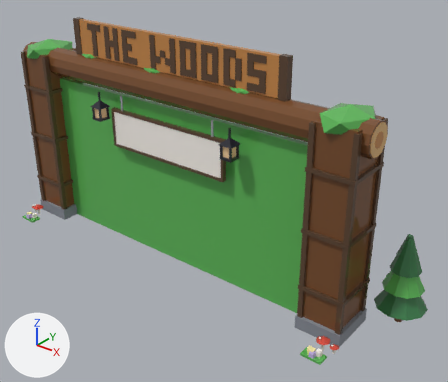
Two versions of the glTF model assets/cat-cafe/exports/CatCafe_Woods_Gate.glb, one commit apart.
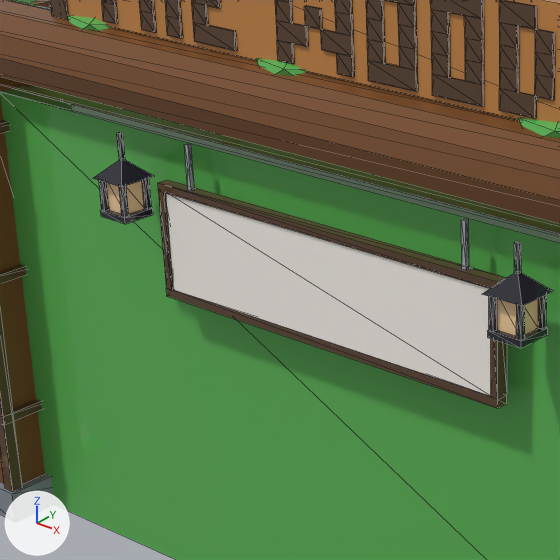
Each version is shown whole from a 50 mm lens placed at (28.2, -29.6, 25.4), pointed at (2.6, 2.4, 5.5), then close up on the part from 13% to 54% of the width and 13% to 61% of the height. Lighting does not change. The marker at lower left points along +X, +Y and +Z. The older version's two pictures come first. The close-ups show mesh edges as thin lines. Vertices at exactly the same position are counted once.

The first close-up shows 'CatCafe_Woods_Gate', 'CatCafe_Woods_Gate_Bars', 'CatCafe_Woods_Gate_Lamp_Bulb', 'CatCafe_Woods_Gate_SignBoard'.
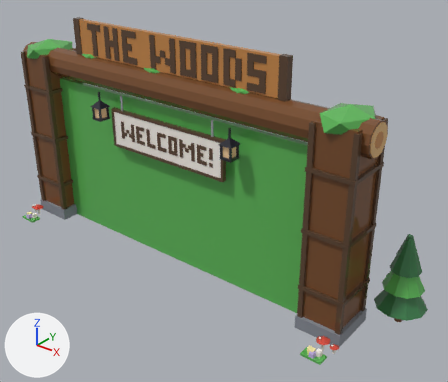
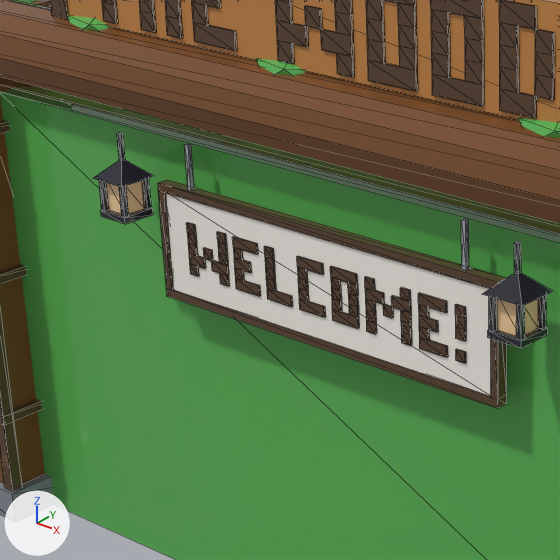
Location of each change, (x1, y1, x2, y2) in pixels of the close-ups (560 x 560 px):
part 1 of me_catcafe_woods_gate, added (brown)
    after: (186, 222, 230, 286)
part 2 of me_catcafe_woods_gate, added (brown)
    after: (232, 236, 261, 296)
part 3 of me_catcafe_woods_gate, added (brown)
    after: (418, 293, 448, 357)
part 4 of me_catcafe_woods_gate, added
    after: (456, 349, 466, 363)
part 5 of me_catcafe_woods_gate, added (brown)
    after: (264, 246, 466, 345)

The change in detail:
me_catcafe_woods_gate is used by ob_catcafe_woods_gate; location (0.0, 0.0, 0.0).
me_catcafe_woods_gate had 1670 vertices, 3060 faces and spanned x -18.1..18.1, y -2.8..8.0, z 0.0..16.9.
me_catcafe_woods_gate now has 2212 vertices, 4154 faces and spans x -18.1..18.1, y -2.8..8.0, z 0.0..16.9.
me_catcafe_woods_gate part 1: the loose piece of 60 vertices spanning x -1.6..0.7, y -0.3..-0.2, z 14.5..16.8 is copied, and the copy is scaled about its middle by (0.578, 0.778, 0.578), then moved by (-3.2, -0.6, -6.0); it spans x -4.3..-3.0, y -0.9, z 9.0..10.3.
me_catcafe_woods_gate part 2: the loose piece of 32 vertices spanning x -4.3..-2.9, y -0.3..-0.2, z 14.5..16.8 is copied, and the copy is scaled about its middle by (0.578, 0.833, 0.578), then moved by (1.3, -0.6, -6.0); it spans x -2.7..-2.0, y -0.9, z 9.0..10.3.
me_catcafe_woods_gate part 3: the loose piece of 32 vertices spanning x -4.3..-2.9, y -0.3..-0.2, z 14.5..16.8 is copied, and the copy is scaled about its middle by (0.578, 0.833, 0.578), then moved by (7.0, -0.6, -6.0); it spans x 3.0..3.8, y -0.9, z 9.0..10.3.
me_catcafe_woods_gate part 4: a new loose piece, a box spanning x 4.03..4.29, y -0.9..-0.85, z 9.0..9.26, in mat_catcafe_palette.
me_catcafe_woods_gate part 5: 402 vertices added at x -3.5..4.3, y -0.9..-0.6, z 9.0..10.3.
Other edits to the shape of me_catcafe_woods_gate do not show in these pictures.
